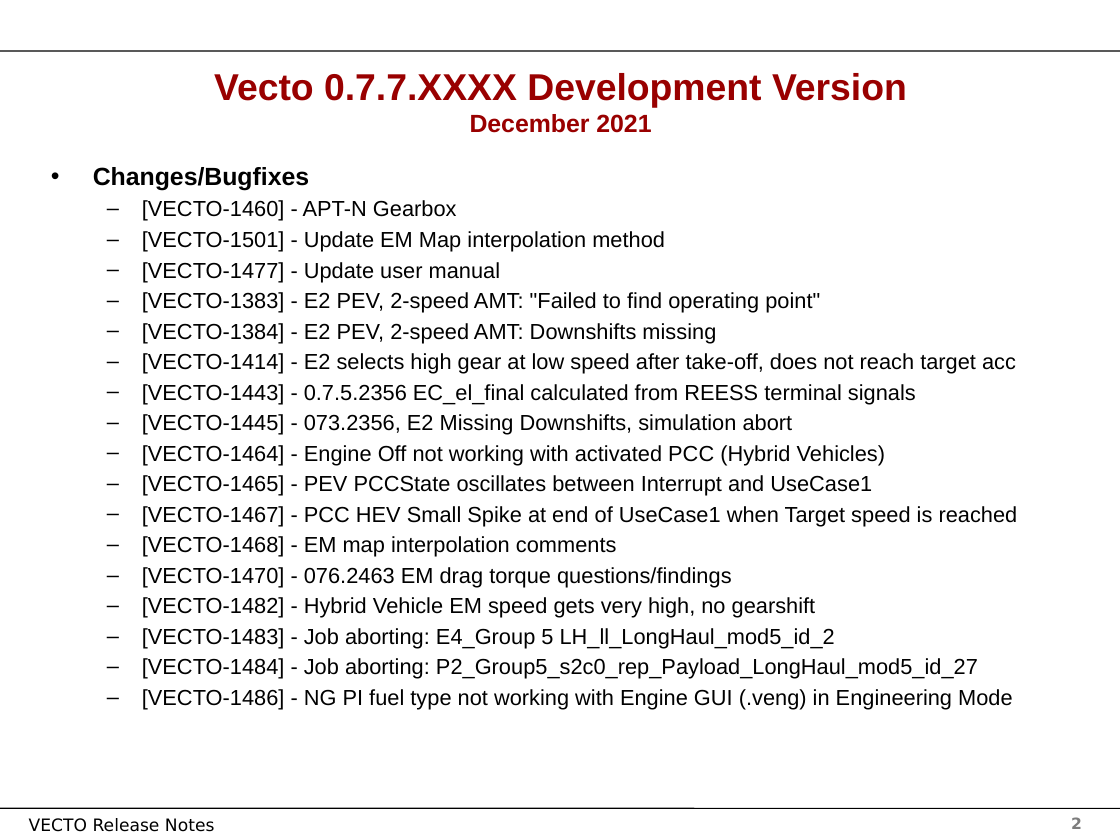
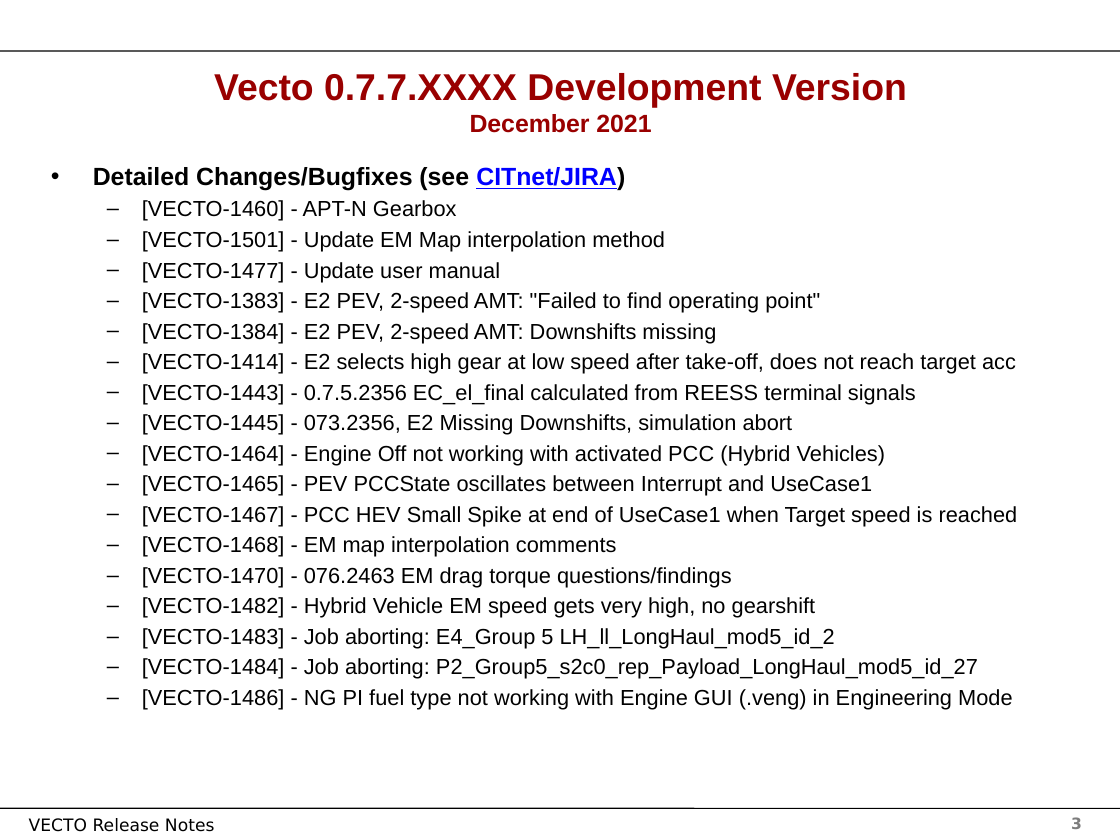
Before and after one commit to tanawadeatharva/BharatVECTO, a slide deck: slide 3 of Documentation/User Manual Source/Release Notes Vecto3.x.pptx (slide 2 before the commit). Drawn at 1120x840 pixels with LibreOffice and Linux fonts; fonts in the diff are those of the drawing; background and template pictures are left out. Boxes give left, top, right and bottom in pixels: in the first picture for what was removed or moved away, otherwise in the second. Text is boxed around its words. In the diff, an @@ line names an element or a change of style, - is before the commit and + after.

```diff
--- a/Documentation/User Manual Source/Release Notes Vecto3.x.pptx
+++ b/Documentation/User Manual Source/Release Notes Vecto3.x.pptx
@@ text at (x1=93, y1=167, x2=625, y2=191): text changed @@
-• Changes/Bugfixes
+• Detailed Changes/Bugfixes (see CITnet/JIRA)
@@ page number at (x1=1071, y1=817, x2=1082, y2=829): text changed @@
-2
+3
```
Also in this commit, not shown: 1 other slide changed, 1 slide added.
